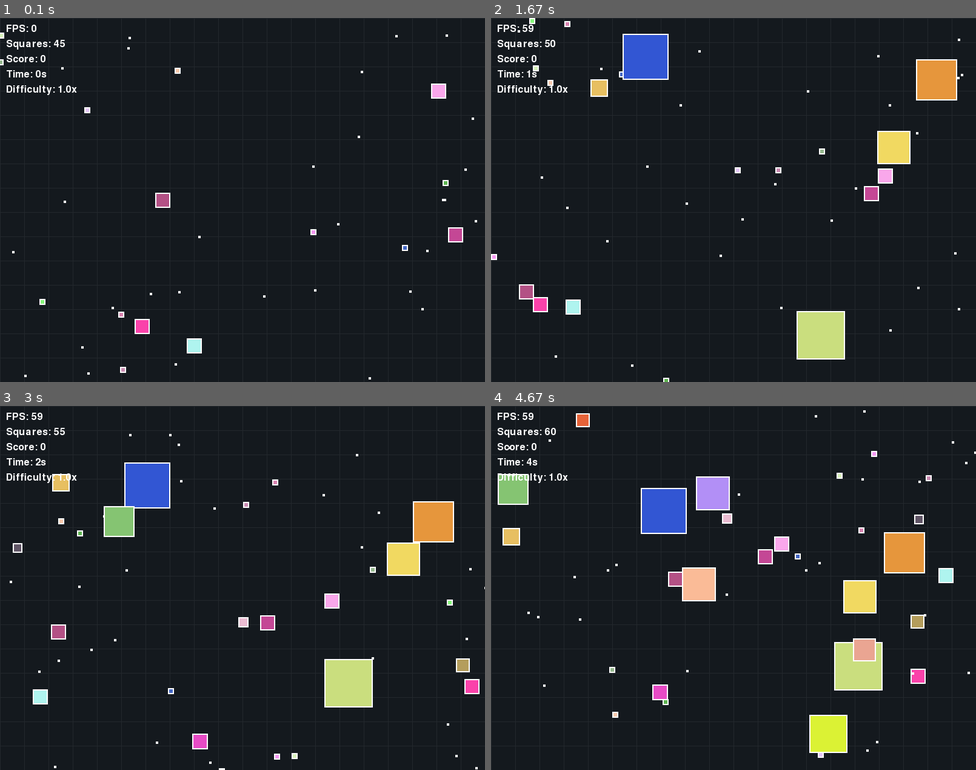
Above: before the commit, frames 1-4 (two rows, left to right).
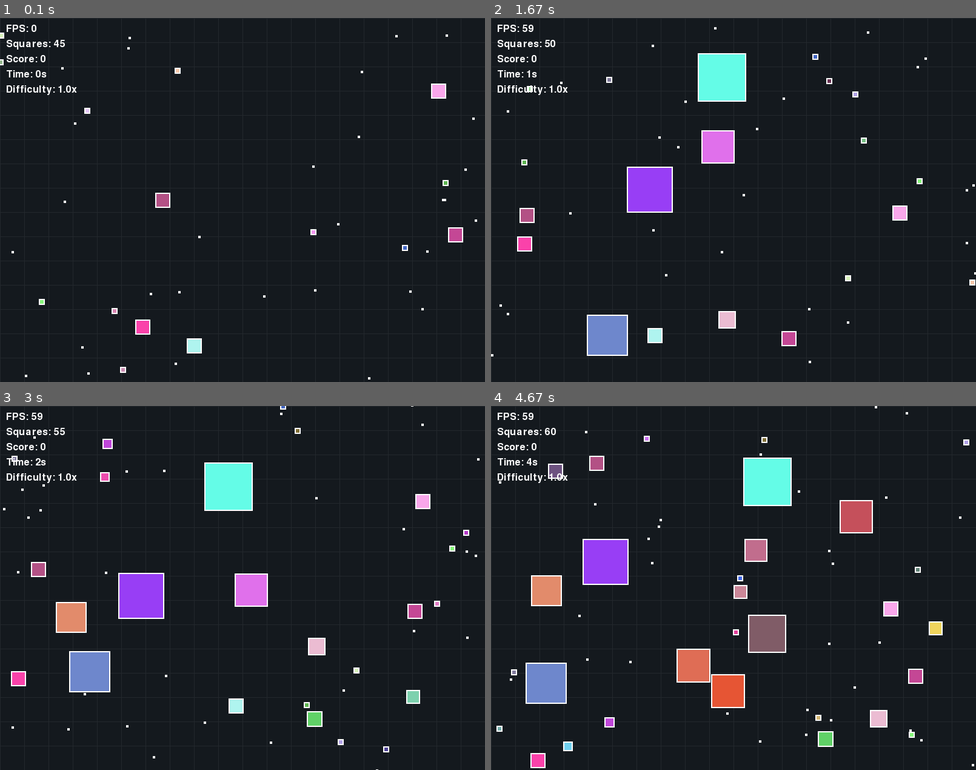
Above: after the commit, the same moments.

Repository: sameerahmed772/lab8-pygame
Game: pygame game, started from main.py
Same seed, same stepped clock (60 frames per second), same inputs: the game is played once before the commit and once after it.
Inputs:
- Up to frame 1 (0.1 s): no input
- Up to frame 2 (1.67 s): tap Space at 0.33, 0.73, 1.03, 1.23, 1.57 s
- Up to frame 3 (3 s): tap Space at 1.87, 2.07, 2.37, 2.63, 2.97 s
- Up to frame 4 (4.67 s): tap Space at 3.27, 3.4, 3.8, 4.1, 4.47 s

The runs differ from the first frame. In frame 1, 0.1% of the frame differs, in the area x 2-99%, y 24-100%; in frame 2, 10%; in frame 3, 12%; in frame 4, 17%, in the area x 1-100%, y 0-100%.

Commit message:
exam: q4 - collision detection

Diff:
--- a/main.py
+++ b/main.py
@@ -145,6 +145,10 @@
     return ax, ay
 
 
+def check_collision(a: Square, b: Square) -> bool:
+    return a["rect"].colliderect(b["rect"])
+
+
 # ============================================================================
 # CORE GAME LOGIC
 # ============================================================================
@@ -190,14 +194,29 @@
 
         handle_wall_collision(sq)
 
-    # 4. Simple Elastic Collision (Swap velocities on hit)
+    # 4. Collision Detection & Eating
+    dead_squares = []
     for i in range(len(squares)):
         for j in range(i + 1, len(squares)):
-            if squares[i]["rect"].colliderect(squares[j]["rect"]):
-                squares[i]["vel"], squares[j]["vel"] = (
-                    squares[j]["vel"],
-                    squares[i]["vel"],
-                )
+            if check_collision(squares[i], squares[j]):
+                if squares[i]["size"] > squares[j]["size"]:
+                    if squares[j] not in dead_squares:
+                        dead_squares.append(squares[j])
+                elif squares[j]["size"] > squares[i]["size"]:
+                    if squares[i] not in dead_squares:
+                        dead_squares.append(squares[i])
+                else:
+                    # Bounce squares of equal size
+                    squares[i]["vel"], squares[j]["vel"] = (
+                        squares[j]["vel"],
+                        squares[i]["vel"],
+                    )
+
+    # Remove dead squares and respawn them
+    for dead in dead_squares:
+        if dead in squares:
+            squares.remove(dead)
+            squares.append(create_single_square(fixed_size=dead["size"]))
 
 
 # ============================================================================
